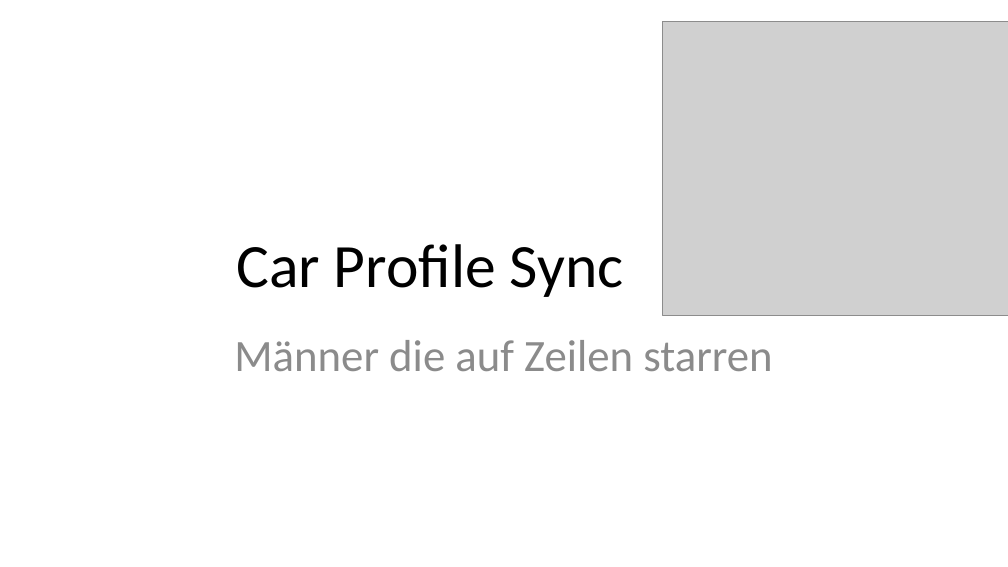
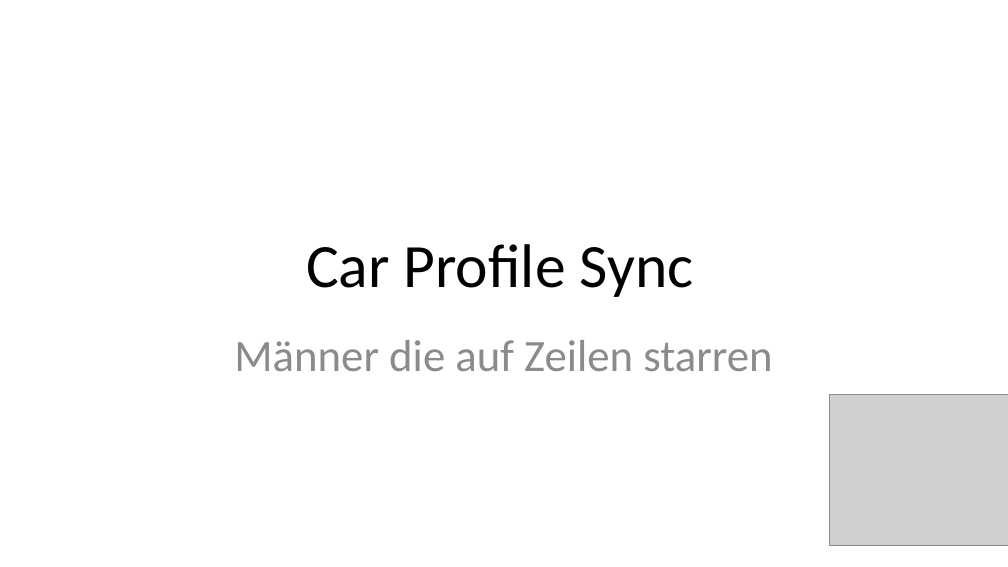
Before and after one commit to Jotschi89/codefest8, a slide deck: slide 1 of resources/Car Profile Sync.pptx. Drawn at 1008x567 pixels with LibreOffice and Linux fonts; fonts in the diff are those of the drawing; grey boxes stand for pictures. Boxes give left, top, right and bottom in pixels: in the first picture for what was removed or moved away, otherwise in the second. Text is boxed around its words. In the diff, an @@ line names an element or a change of style, - is before the commit and + after.

```diff
--- a/resources/Car Profile Sync.pptx
+++ b/resources/Car Profile Sync.pptx
@@ picture removed at box(662, 21, 1008, 314) @@
@@ title "Car Profile Sync": place and size @@
-title "Car Profile Sync" at box(236, 244, 624, 297)
+title "Car Profile Sync" at box(306, 244, 694, 297)
@@ picture added at box(830, 394, 1008, 545) @@
```
Also in this commit, not shown: 2 other slides changed.
